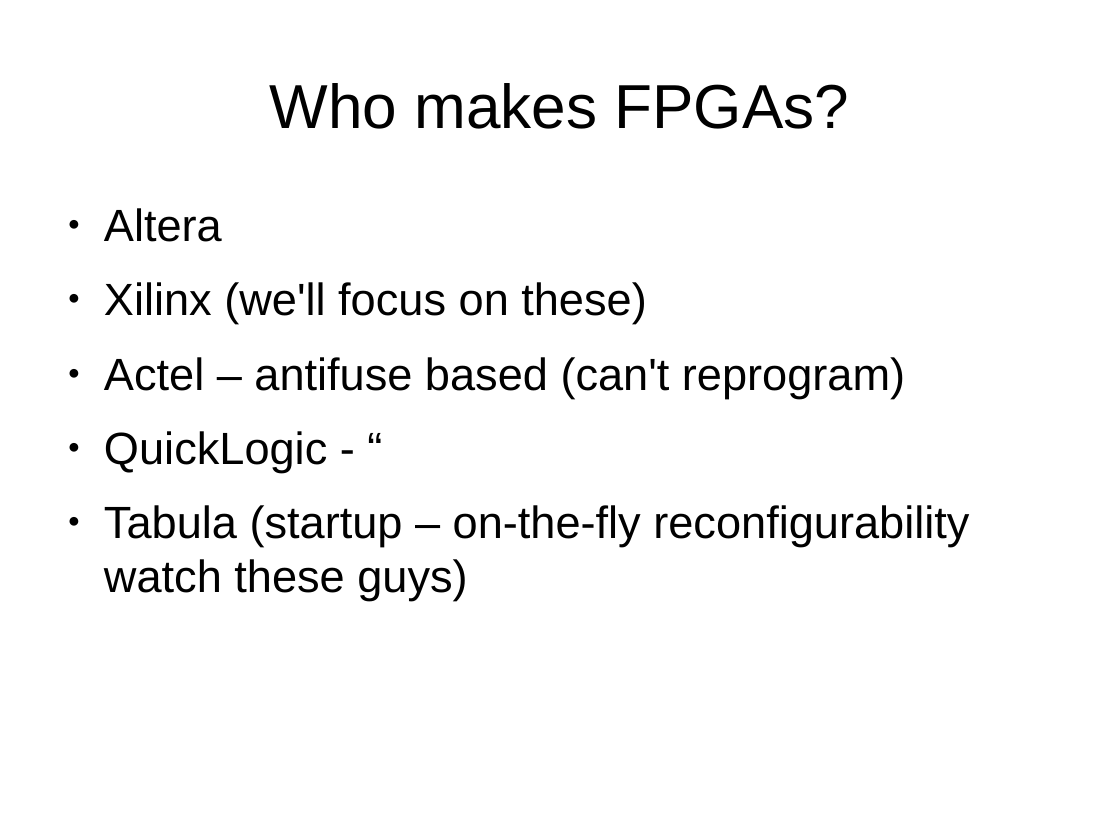
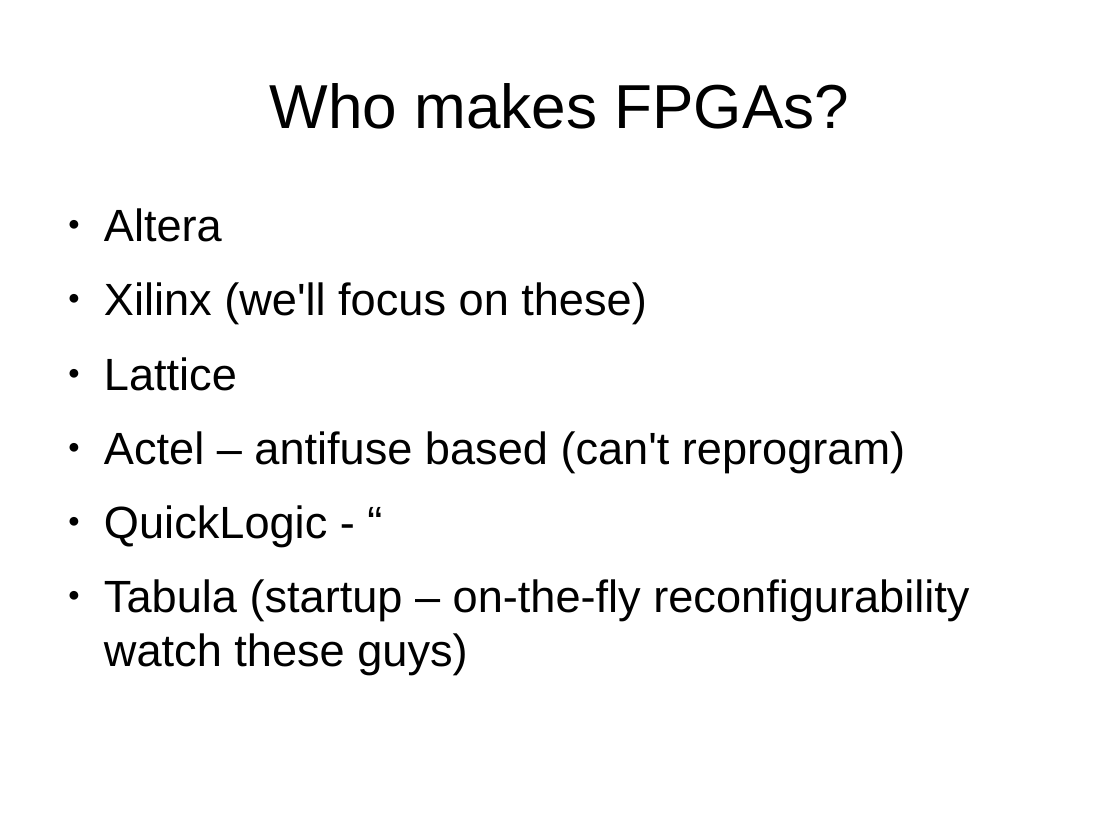
Before and after one commit to philtomson/fpga_pres, a slide deck: slide 14 of fpga_pres.odp. Drawn at 1120x840 pixels with LibreOffice and Linux fonts; fonts in the diff are those of the drawing. Boxes give left, top, right and bottom in pixels: in the first picture for what was removed or moved away, otherwise in the second. Text is boxed around its words. In the diff, an @@ line names an element or a change of style, - is before the commit and + after.

```diff
--- a/fpga_pres.odp
+++ b/fpga_pres.odp
@@ text at (104, 357, 237, 391): paragraph added @@
+● Lattice
```
Also in this commit, not shown: 4 other slides changed, 1 slide added.
